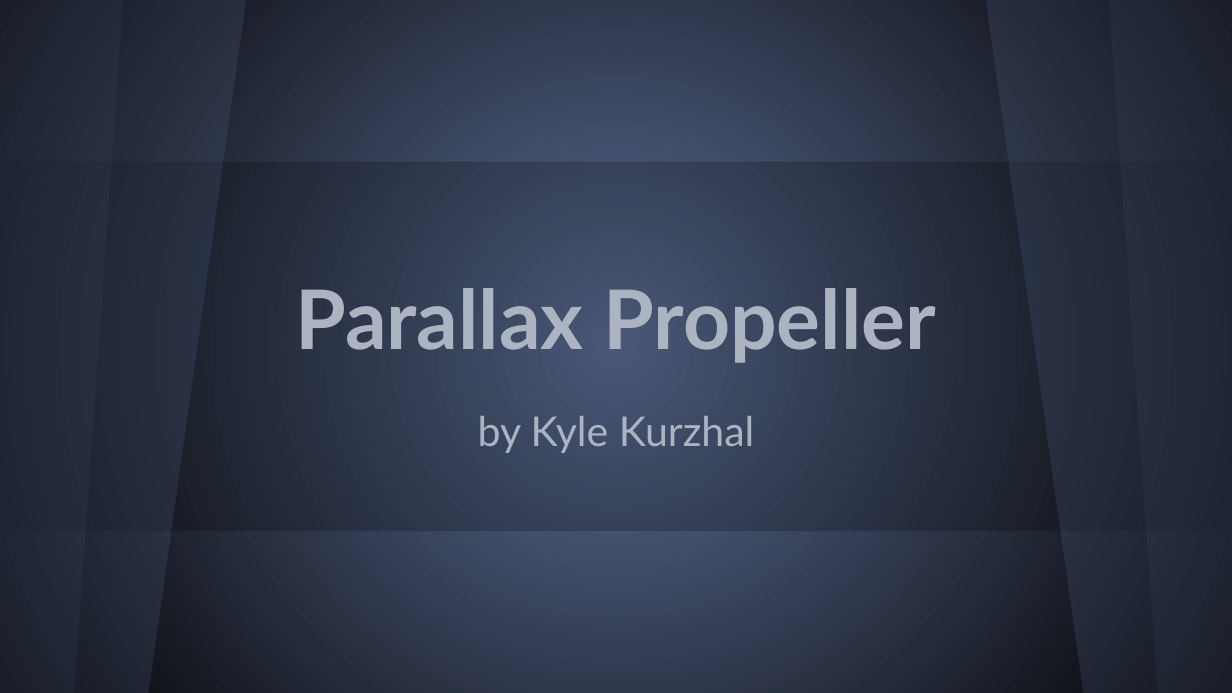
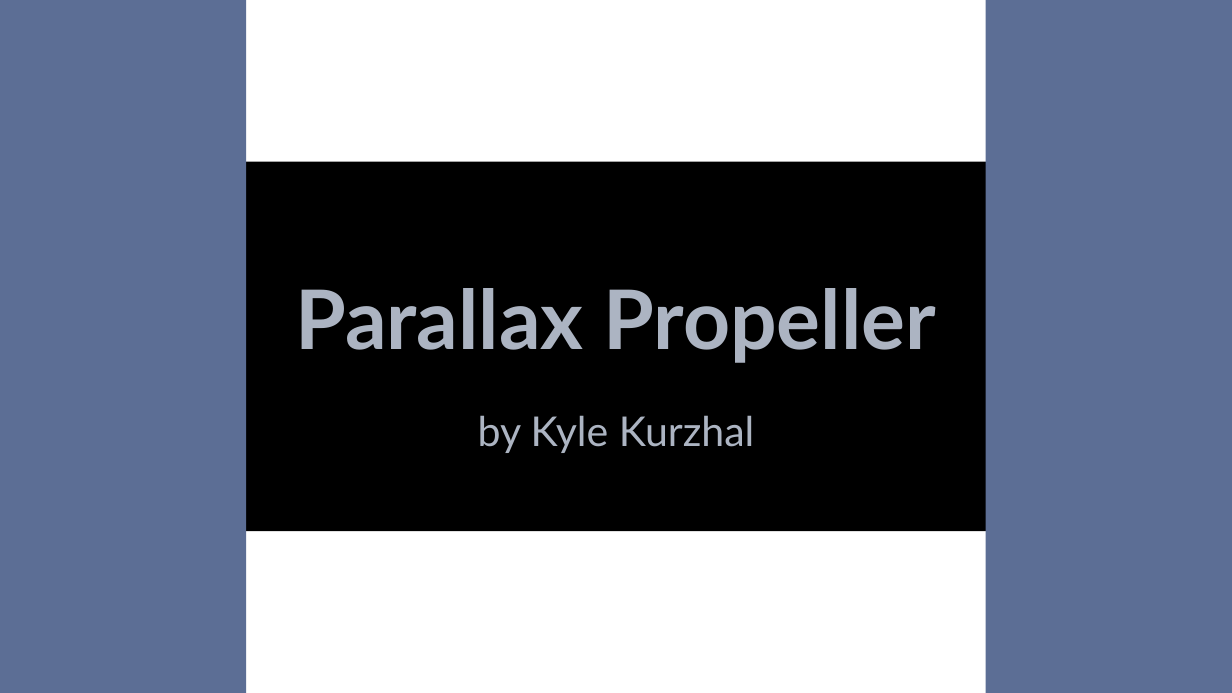
Before and after one commit to kkurzhal/CS_311, a slide deck: slide 1 of KyleKurzhal_ParallaxPropeller.pptx. Drawn at 1232x693 pixels with LibreOffice and Linux fonts; fonts in the diff are those of the drawing. Boxes give left, top, right and bottom in pixels: in the first picture for what was removed or moved away, otherwise in the second. Text is boxed around its words. In the diff, an @@ line names an element or a change of style, - is before the commit and + after.

```diff
--- a/KyleKurzhal_ParallaxPropeller.pptx
+++ b/KyleKurzhal_ParallaxPropeller.pptx
@@ background gradient #5C6E95 to #000000 to #FFFFFF @@
@@ freeform shape removed at bbox=[0, 0, 246, 693] @@
@@ freeform shape removed at bbox=[0, 0, 123, 693] @@
@@ rectangle added at bbox=[0, 0, 246, 692], fill #5C6E95 @@
@@ rectangle added at bbox=[0, 0, 123, 692], fill #5C6E95 @@
@@ freeform shape removed at bbox=[986, 0, 1232, 693] @@
@@ rectangle added at bbox=[986, 0, 1232, 692], fill #5C6E95 @@
@@ freeform shape removed at bbox=[1109, 0, 1232, 693] @@
@@ rectangle added at bbox=[1109, 0, 1232, 692], fill #5C6E95 @@
@@ rectangle at bbox=[0, 161, 1232, 531]: fill #000000 at 20% opacity to #000000 @@
```
Also in this commit, not shown: 11 other slides changed.
